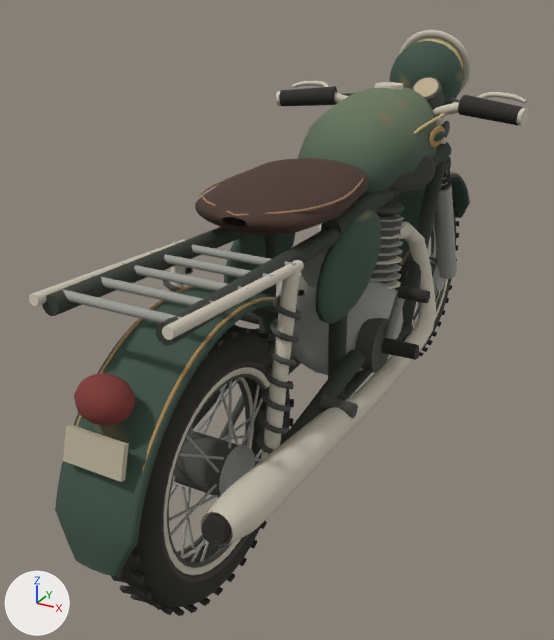
Two versions of the glTF model public/models/field-motorcycle.glb, one commit apart.
Camera for both pictures: a 50 mm lens placed at (0.782, -1.754, 1.236), pointed at (-0.125, -0.103, 0.411). The lights are fixed; the arrows at lower left show +X, +Y and +Z. The first picture is the older version. Where no turn or scale is listed for an object, it has been applied to the vertices.

The first picture shows 'Frame and engine', 'Front painted mudguard', 'Front tyre and laced rim', 'Rear tyre and laced rim', 'Starter pedal', 'Suspension and handlebars' and 2 more.
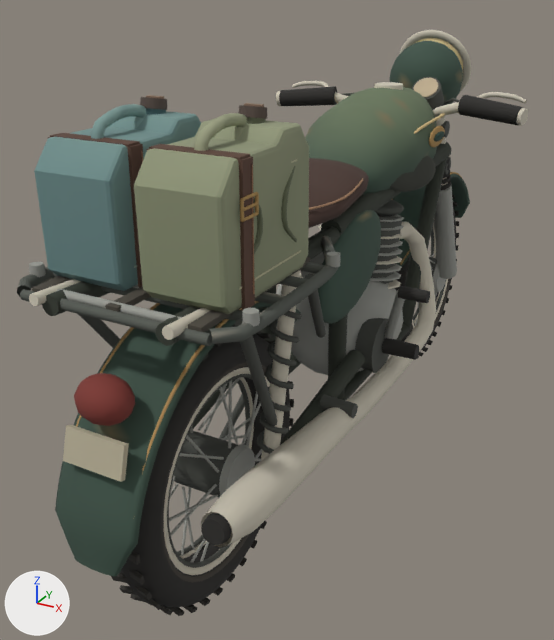
Boxes (x1, y1, x2, y2) around the edits, measured in the pictures (554 x 640 px):
'Pressed enamel and leather strap.001', added (green)
    after: (134, 103, 309, 314)
'Pressed enamel and leather strap', added (cyan)
    after: (34, 95, 201, 291)
'Tubular luggage rack', added
    after: (17, 236, 340, 426)

The change in detail:
Mesh me_mesh_5_1 is new.
It has 704 vertices, 1268 faces and spans x -0.09..0.093, y -0.146..0.148, z -0.001..0.292.
It uses material mat_material_0.
Mesh me_mesh_4_1 is new.
It has 704 vertices, 1268 faces and spans x -0.093..0.09, y -0.146..0.148, z -0.001..0.292.
It uses material mat_material_0.
Mesh me_mesh_3_1 is new.
It has 508 vertices, 916 faces and spans x -0.238..0.238, y -0.896..-0.324, z 0.391..0.778.
It uses material mat_material_0.
Object 'Pressed enamel and leather strap.001' (ob_pressed_enamel_and_leather_strap_001) is new; it shows me_mesh_5_1.
Its location is (0.104, -0.691, 0.757).
Object 'Pressed enamel and leather strap' (ob_pressed_enamel_and_leather_strap) is new; it shows me_mesh_4_1.
Its location is (-0.104, -0.691, 0.757).
Object 'Tubular luggage rack' (ob_tubular_luggage_rack) is new; it shows me_mesh_3_1.
Its location is (0.0, 0.0, 0.0).
